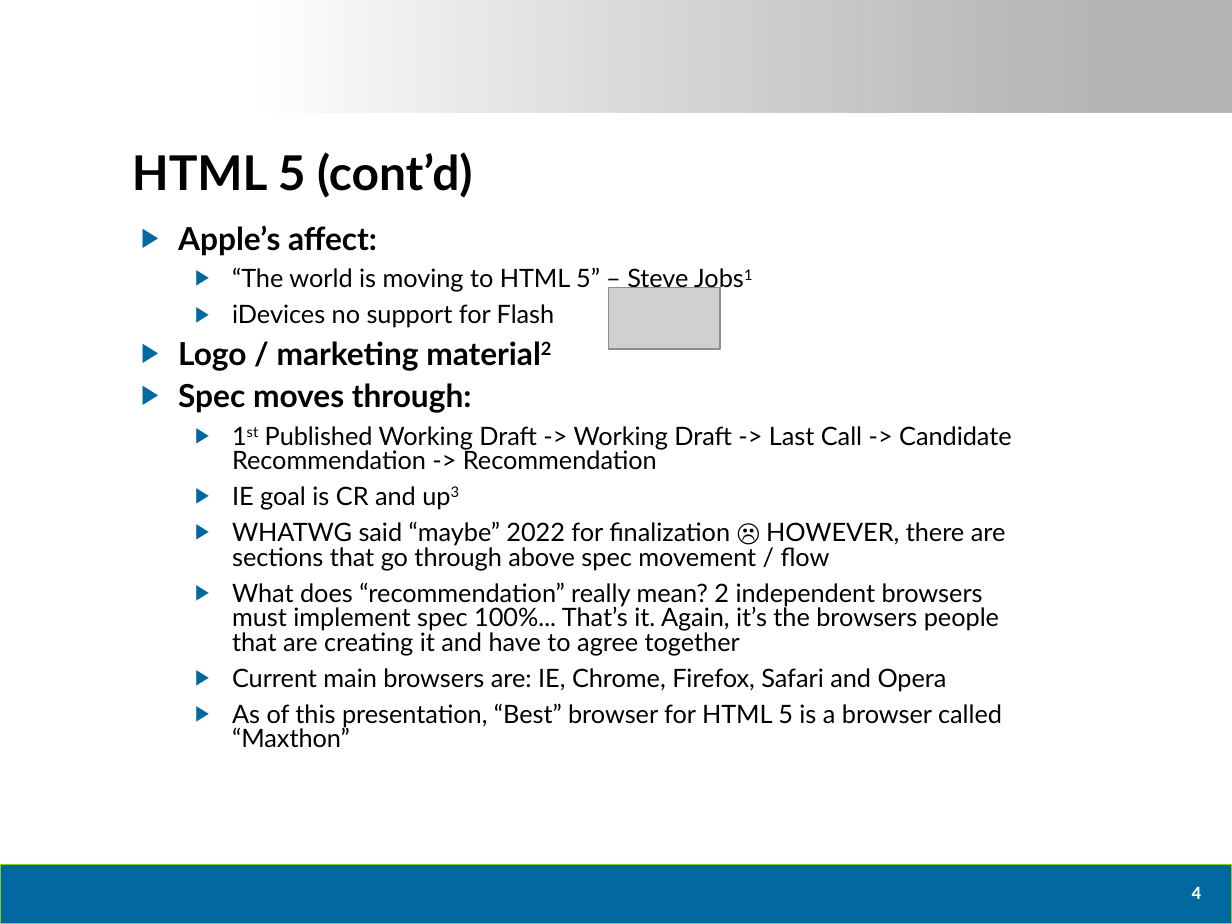
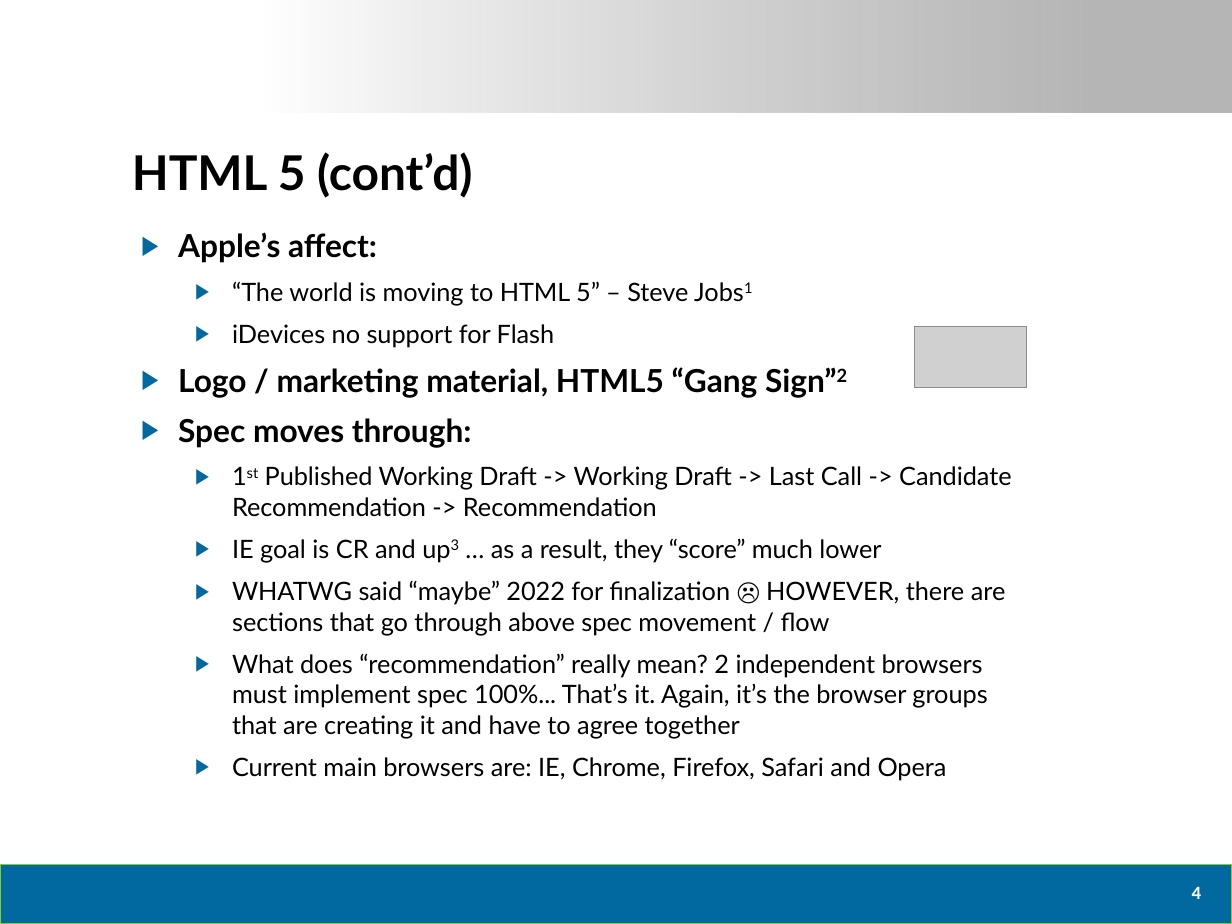
Before and after one commit to dtomyn/HTML5Demo1, a slide deck: slide 5 of Docs/2012 - Live360 Event Review (NEWER).pptx. Drawn at 1232x924 pixels with LibreOffice and Linux fonts; fonts in the diff are those of the drawing; grey boxes stand for pictures; background and template pictures are left out. Boxes give left, top, right and bottom in pixels: in the first picture for what was removed or moved away, otherwise in the second. Text is boxed around its words. In the diff, an @@ line names an element or a change of style, - is before the commit and + after.

```diff
--- a/Docs/2012 - Live360 Event Review (NEWER).pptx
+++ b/Docs/2012 - Live360 Event Review (NEWER).pptx
@@ text at (x1=178, y1=232, x2=1012, y2=781): line spacing 0.8 to 1 @@
@@ picture moved from (x1=609, y1=287, x2=721, y2=349) to (x1=914, y1=326, x2=1026, y2=388) @@
@@ text at (x1=178, y1=367, x2=848, y2=398): text changed @@
-▶ Logo / marketing material2
+▶ Logo / marketing material, HTML5 “Gang Sign”2
@@ text at (x1=232, y1=538, x2=881, y2=563): text changed @@
-  ▶ IE goal is CR and up3
+  ▶ IE goal is CR and up3 … as a result, they “score” much lower
@@ text at (x1=232, y1=653, x2=987, y2=738): text changed @@
-  ▶ What does “recommendation” really mean? 2 independent browsers must implement spec 100%... That’s it. Again, it’s the browsers people that are creating it and have to agree together
+  ▶ What does “recommendation” really mean? 2 independent browsers must implement spec 100%... That’s it. Again, it’s the browser groups that are creating it and have to agree together
@@ text at (x1=232, y1=703, x2=1002, y2=748): paragraph removed @@
-  ▶ As of this presentation, “Best” browser for HTML 5 is a browser called “Maxthon”
```
Also in this commit, not shown: 8 other slides changed, 1 slide added, 2 other files.
